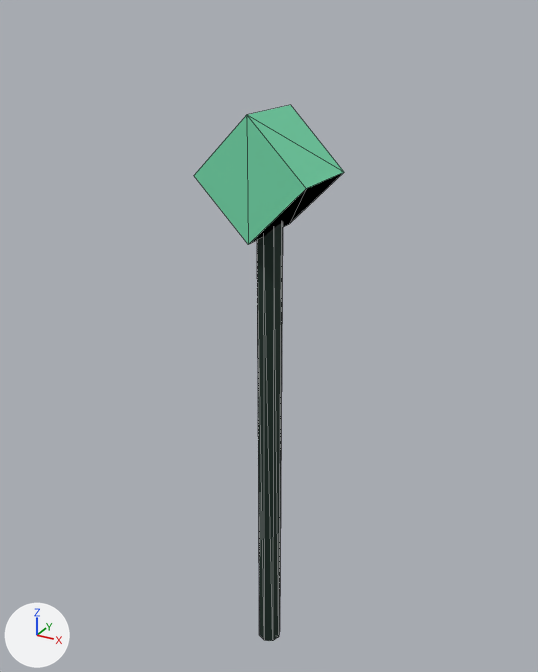
An edit to the glTF model public/assets/weapons/heroes/death-prophet.glb, drawn before and after from the same camera.
One viewpoint serves both versions: a 50 mm camera at (0.905, -1.649, 1.33) aimed at (-0.029, 0.048, 0.481). Arrows for +X, +Y and +Z are at lower left; the lights stay in place. The picture after the commit comes second. Mesh edges are drawn as thin lines.

The first picture shows 'death-prophet-head-gem', 'death-prophet-shaft'.
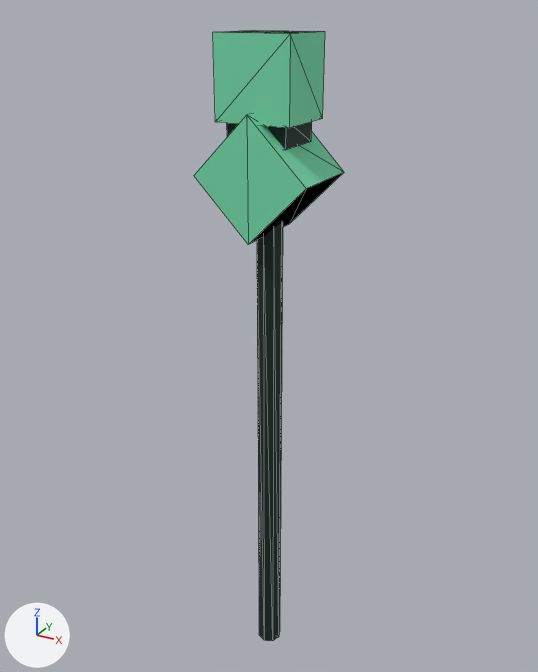
Diff of the bpy script that builds the scene:
```diff
--- a/public/assets/weapons/heroes/death-prophet.glb.py
+++ b/public/assets/weapons/heroes/death-prophet.glb.py
@@ me_death_prophet_spirit_staff_jaw @@
+me_death_prophet_spirit_staff_jaw.from_pydata(...)  # a box spanning x -0.08..0.08, y -0.07..0.07, z 1.025..1.095
+me_death_prophet_spirit_staff_jaw.materials.append(mat_secondary)  # dark green #243830
@@ me_death_prophet_spirit_staff_skull @@
+me_death_prophet_spirit_staff_skull.from_pydata(...)  # a box spanning x -0.1..0.1, y -0.09..0.09, z 1.08..1.28
+me_death_prophet_spirit_staff_skull.materials.append(mat_primary)  # green #78e0b0
@@ ob_death_prophet_jaw @@
+ob_death_prophet_jaw = bpy.data.objects.new('death-prophet-jaw', me_death_prophet_spirit_staff_jaw)
+ob_death_prophet_jaw.location = (0.0, 0.0, 0.0)
@@ ob_death_prophet_skull @@
+ob_death_prophet_skull = bpy.data.objects.new('death-prophet-skull', me_death_prophet_spirit_staff_skull)
+ob_death_prophet_skull.location = (0.0, 0.0, 0.0)
```

What differs and where, as boxes (x1, y1, x2, y2) in the pictures (538 x 672 px):
'death-prophet-skull', added (green)
    after: (213, 30, 325, 128)
'death-prophet-jaw', added
    after: (227, 122, 312, 150)
